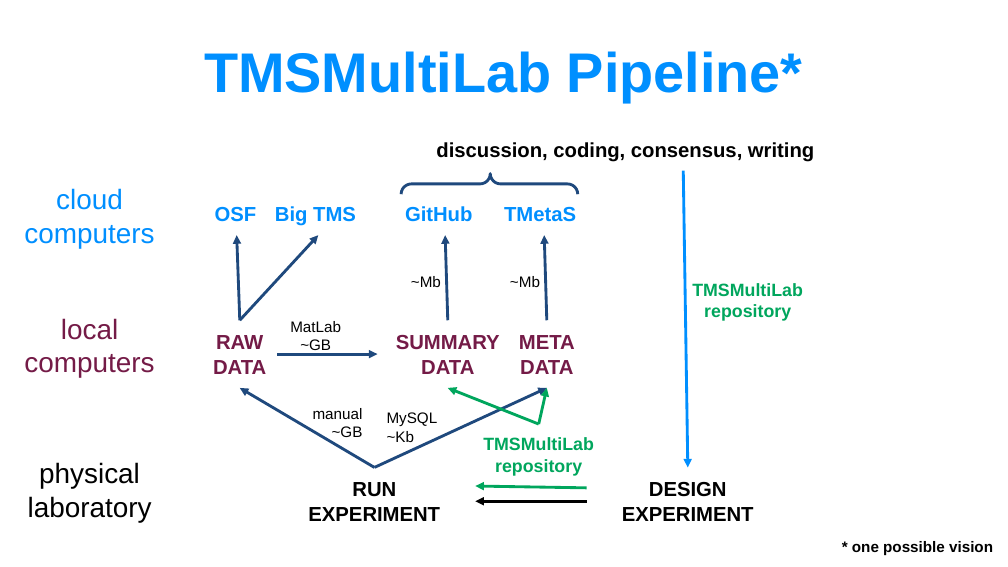
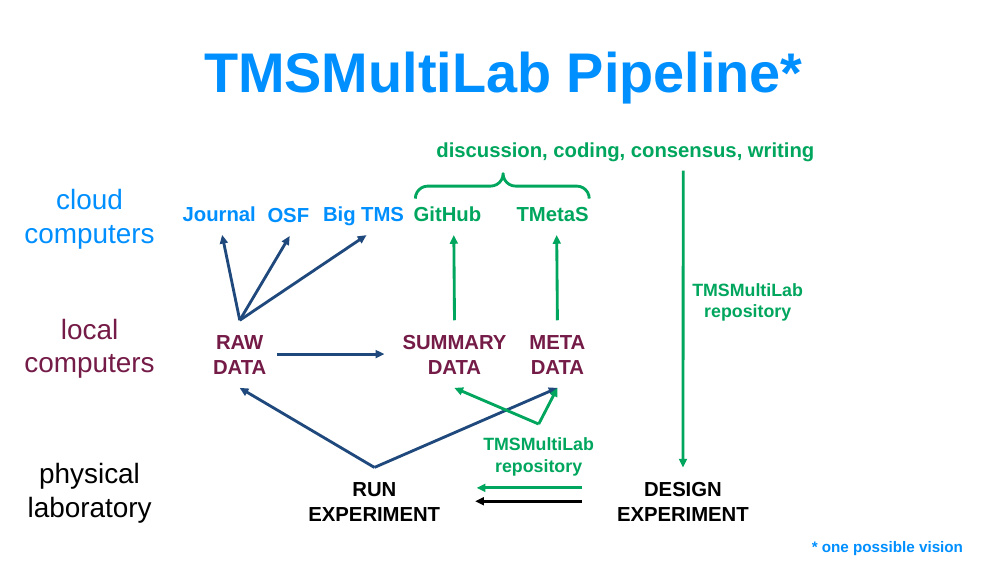
Before and after one commit to TMSMultiLab/TMSMultiLab, a slide deck: slide 10 of Meetings/2025_01_31_TMSMultiLab_Intro.pptx (slide 9 before the commit). Drawn at 1008x567 pixels with LibreOffice and Linux fonts; fonts in the diff are those of the drawing. Boxes give left, top, right and bottom in pixels: in the first picture for what was removed or moved away, otherwise in the second. Text is boxed around its words. In the diff, an @@ line names an element or a change of style, - is before the commit and + after.

```diff
--- a/Meetings/2025_01_31_TMSMultiLab_Intro.pptx
+++ b/Meetings/2025_01_31_TMSMultiLab_Intro.pptx
@@ text "discussion, coding, consensus, writing" at [436, 142, 814, 162]: text colour #000000 to #00A65D @@
@@ right brace: place and size @@
-right brace at [401, 174, 578, 194]
+right brace at [416, 173, 590, 198]
@@ right brace at [416, 173, 590, 198]: outline #1F497D 2.25 pt to #00A65D 2.25 pt @@
@@ arrow moved from (683, 171) - (688, 467) to (683, 171) - (683, 467) @@
@@ arrow (683, 171) - (683, 467): stroke #008FFF 2.25 pt to #00A65D 2.25 pt @@
@@ text added at [183, 206, 256, 222], 16 pt, text #008FFF, bold @@
+Journal
@@ text "OSF": place and size @@
-text "OSF" at [215, 207, 257, 222]
+text "OSF" at [268, 208, 310, 223]
@@ text "Big TMS": place and size @@
-text "Big TMS" at [275, 206, 356, 226]
+text "Big TMS" at [323, 206, 404, 226]
@@ text "GitHub" at [414, 206, 481, 222]: text colour #008FFF to #00A65D @@
@@ text "TMetaS" at [517, 207, 589, 222]: text colour #008FFF to #00A65D @@
@@ text "TMetaS": place and size @@
-text "TMetaS" at [504, 207, 576, 222]
+text "TMetaS" at [517, 207, 589, 222]
@@ arrow added from (240, 320) to (222, 235), #1F497D 2.25 pt @@
@@ arrow moved from (240, 320) - (318, 235) to (240, 320) - (367, 235) @@
@@ arrow moved from (240, 320) - (237, 235) to (240, 320) - (290, 236) @@
@@ 2 texts, 1 arrow: place and size @@
-2 texts, 1 arrow at [405, 206, 575, 374]
+2 texts, 1 arrow at [414, 206, 585, 374]
@@ arrow (455, 320) - (454, 235): stroke #1F497D 2.25 pt to #00A65D 2.25 pt @@
@@ arrow moved from (547, 320) - (544, 235) to (558, 320) - (557, 235) @@
@@ arrow (558, 320) - (557, 235): stroke #1F497D 2.25 pt to #00A65D 2.25 pt @@
@@ text removed at [411, 276, 441, 287] @@
-~Mb
@@ text removed at [510, 276, 540, 287] @@
-~Mb
@@ text removed at [290, 321, 341, 354] @@
-MatLab
-~GB
@@ text "SUMMARY": place and size @@
-text "SUMMARY" at [396, 335, 500, 374]
+text "SUMMARY" at [403, 335, 507, 374]
@@ arrow moved from (277, 354) - (378, 354) to (277, 354) - (384, 354) @@
@@ arrow moved from (374, 467) - (547, 388) to (374, 467) - (558, 388) @@
@@ arrow moved from (539, 424) - (448, 388) to (539, 424) - (455, 388) @@
@@ arrow moved from (539, 424) - (547, 388) to (539, 424) - (558, 388) @@
@@ text removed at [313, 408, 363, 437] @@
-manual
-~GB
@@ text removed at [387, 412, 438, 442] @@
-MySQL
-~Kb
@@ text "DESIGN": place and size @@
-text "DESIGN" at [622, 482, 754, 521]
+text "DESIGN" at [617, 482, 749, 521]
@@ arrow moved from (587, 501) - (476, 501) to (583, 501) - (476, 501) @@
@@ arrow moved from (587, 488) - (476, 487) to (583, 488) - (477, 488) @@
@@ text "* one possible vision": place and size @@
-text "* one possible vision" at [852, 541, 993, 555]
+text "* one possible vision" at [822, 541, 963, 555]
@@ text "* one possible vision" at [822, 541, 963, 555]: text colour #000000 to #008FFF @@
```
Also in this commit, not shown: 7 other slides changed, 2 slides added.
